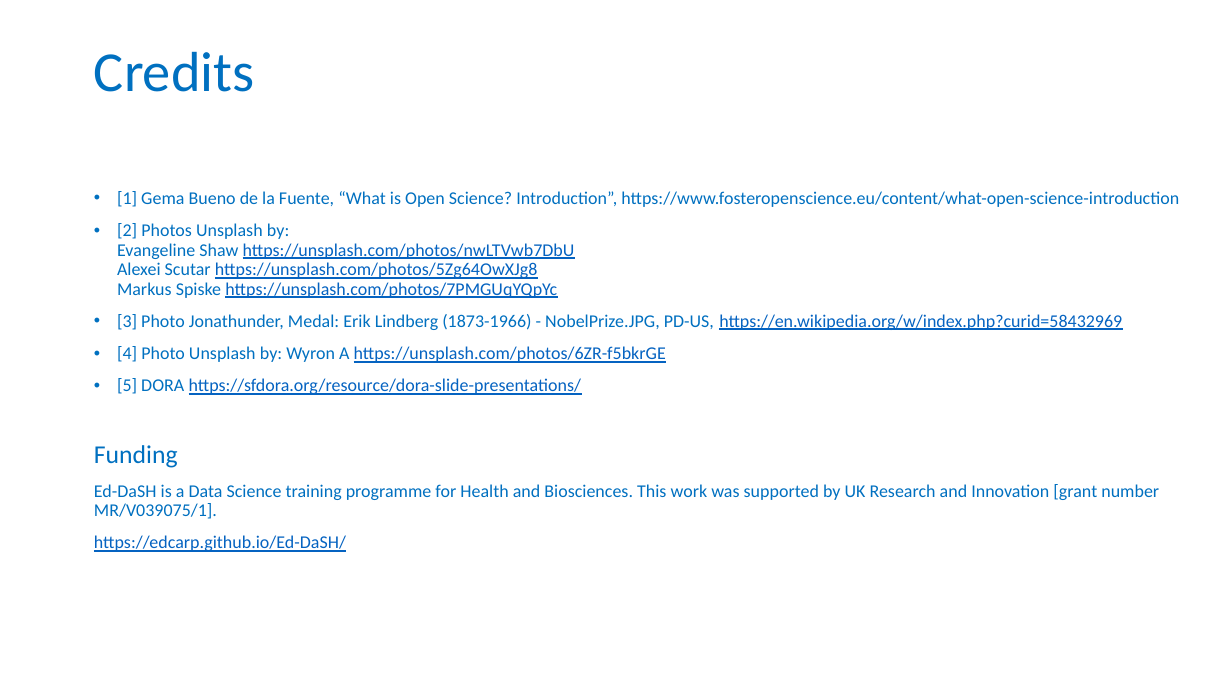
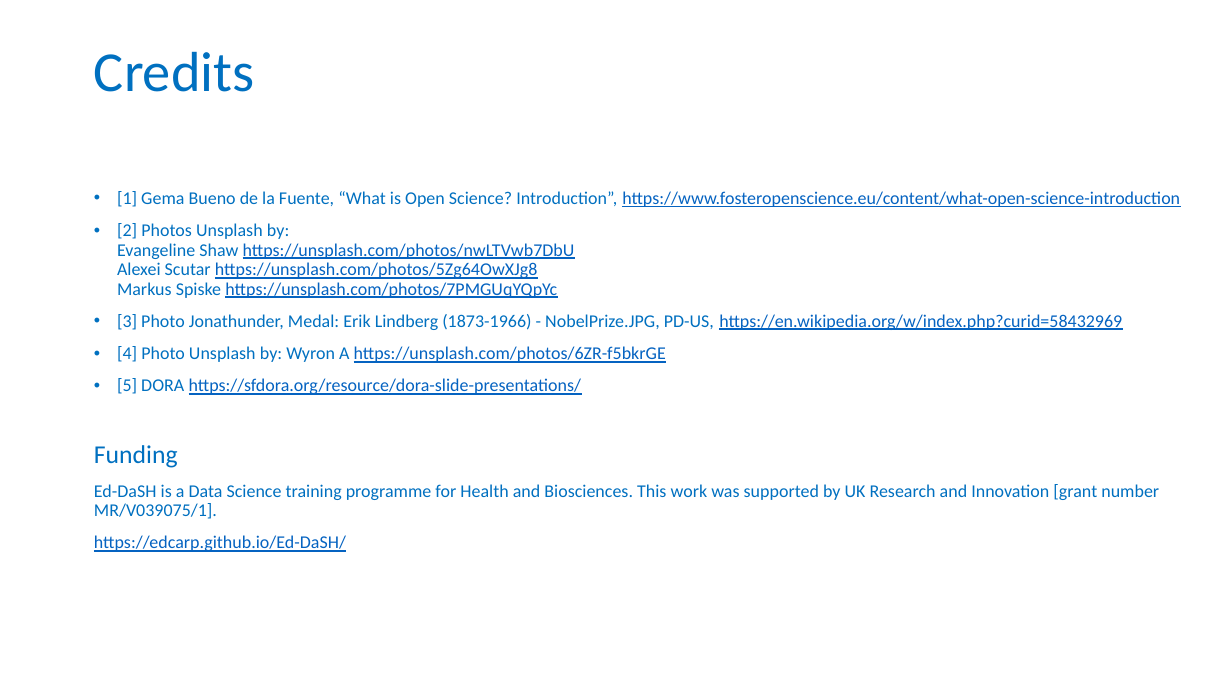
Before and after one commit to carpentries-incubator/fair-for-leaders, a slide deck: slide 23 of instructors/01_Why_are_we_here.pptx. Drawn at 1232x693 pixels with LibreOffice and Linux fonts; fonts in the diff are those of the drawing; background and template pictures are left out. Boxes give left, top, right and bottom in pixels: in the first picture for what was removed or moved away, otherwise in the second. Text is boxed around its words. In the diff, an @@ line names an element or a change of style, - is before the commit and + after.

Commit message:
minor changes inc typo and formatting

```diff
--- a/instructors/01_Why_are_we_here.pptx
+++ b/instructors/01_Why_are_we_here.pptx
@@ text at (117,191,1180,207): text colour #0070C0 to #0563C1, underline on in "https://www.fosteropenscience.eu/content/what-open-science-i ..." @@
```
Also in this commit, not shown: 3 other slides changed.
